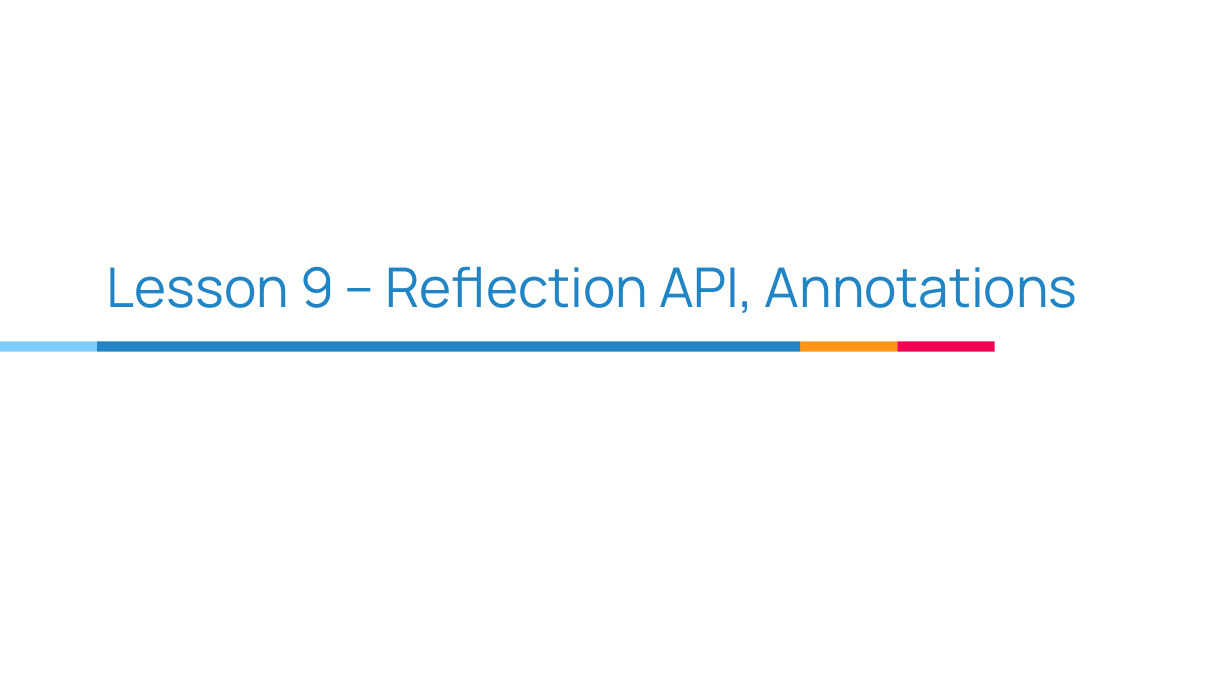
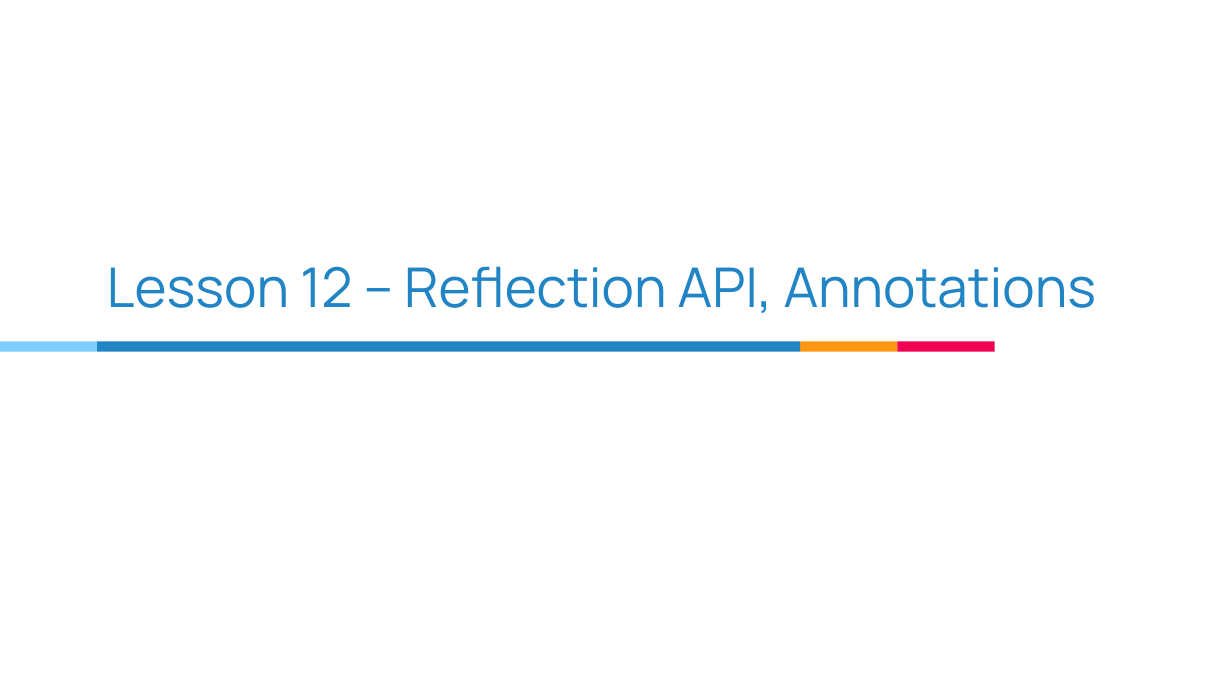
Before and after one commit to brahinets/GeekHub-J4W-9, a slide deck: slide 1 of Lectures/Lesson 12 - Reflection API, Annotations.pptx. Drawn at 1232x693 pixels with LibreOffice and Linux fonts; fonts in the diff are those of the drawing. Boxes give left, top, right and bottom in pixels: in the first picture for what was removed or moved away, otherwise in the second. Text is boxed around its words. In the diff, an @@ line names an element or a change of style, - is before the commit and + after.

```diff
--- a/Lectures/Lesson 12 - Reflection API, Annotations.pptx
+++ b/Lectures/Lesson 12 - Reflection API, Annotations.pptx
@@ title at bbox=[107, 266, 1097, 313]: text changed @@
-Lesson 9 – Reflection API, Annotations
+Lesson 12 – Reflection API, Annotations
```
Also in this commit, not shown: 2 other slides changed.
